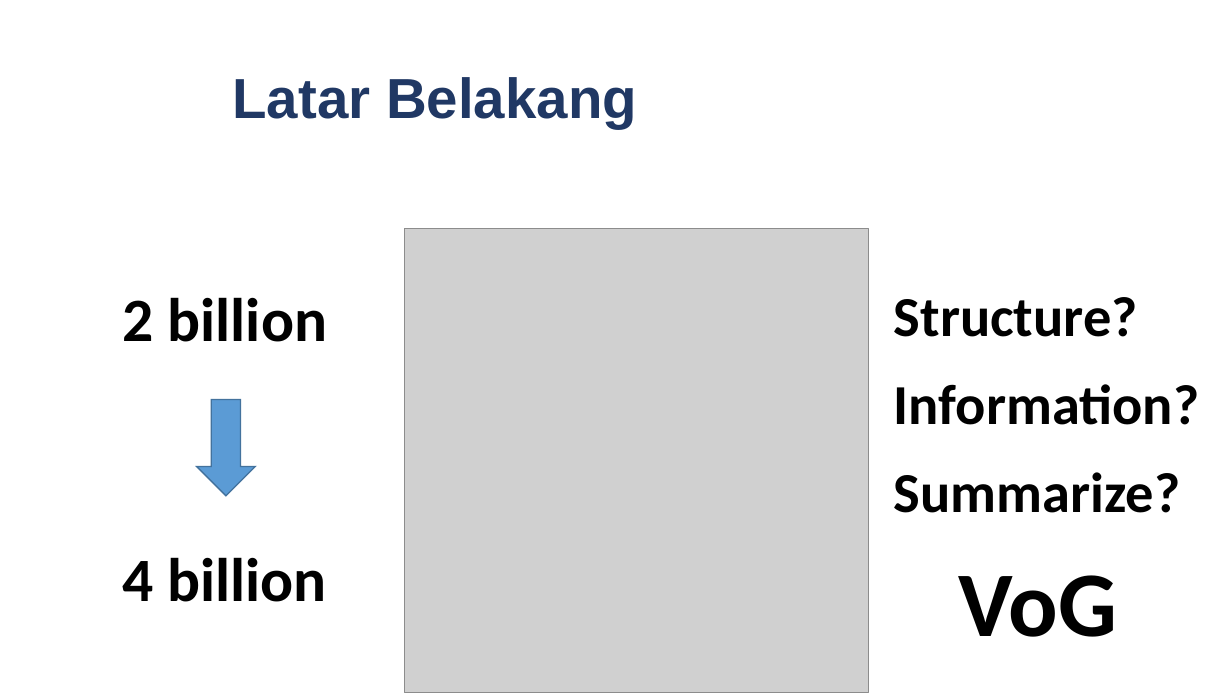
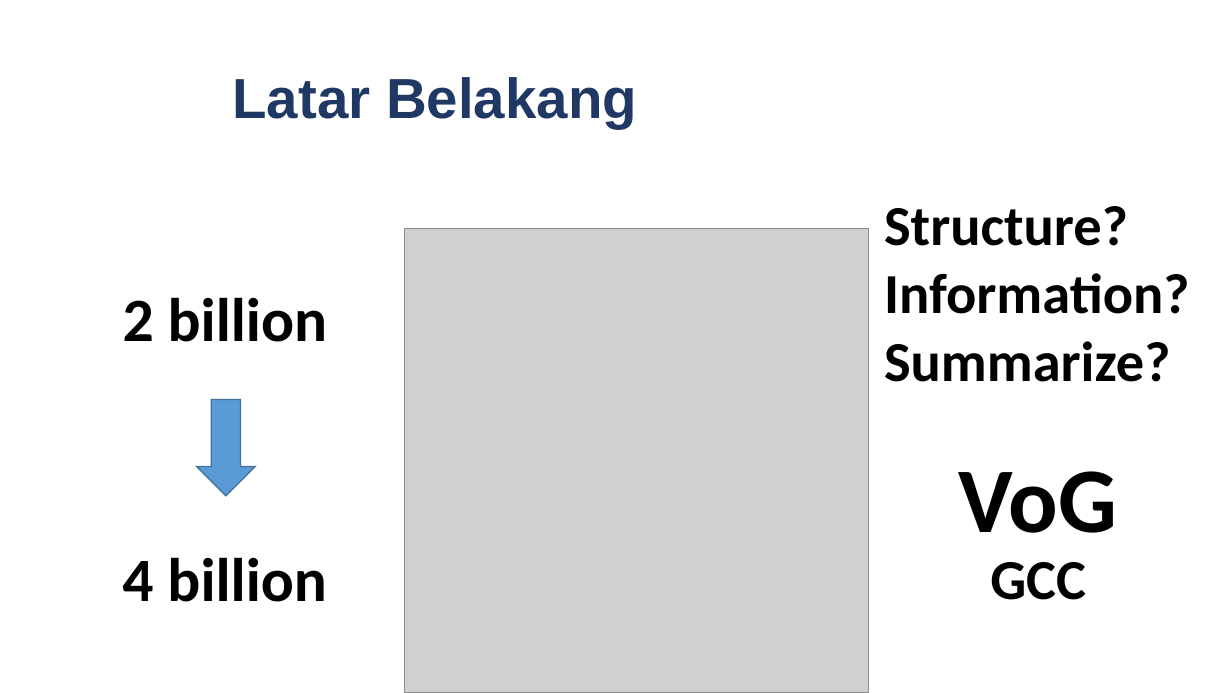
Before and after one commit to satrioadityo/VoG, a slide deck: slide 4 of Presentasi Implementasi VoG.pptx. Drawn at 1232x693 pixels with LibreOffice and Linux fonts; fonts in the diff are those of the drawing; grey boxes stand for pictures; background and template pictures are left out. Boxes give left, top, right and bottom in pixels: in the first picture for what was removed or moved away, otherwise in the second. Text is boxed around its words. In the diff, an @@ line names an element or a change of style, - is before the commit and + after.

```diff
--- a/Presentasi Implementasi VoG.pptx
+++ b/Presentasi Implementasi VoG.pptx
@@ text "Structure?" moved from (x1=894, y1=297, x2=1138, y2=337) to (x1=884, y1=206, x2=1189, y2=382) @@
@@ text at (x1=884, y1=273, x2=1189, y2=382): paragraphs added @@
+Information?
+Summarize?
@@ text removed at (x1=894, y1=384, x2=1199, y2=425) @@
-Information?
@@ text "VoG" moved from (x1=958, y1=575, x2=1117, y2=637) to (x1=958, y1=471, x2=1117, y2=533) @@
@@ text removed at (x1=894, y1=472, x2=1180, y2=513) @@
-Summarize?
@@ text added at (x1=990, y1=562, x2=1086, y2=600), 44 pt, text #000000, bold @@
+GCC
```
Also in this commit, not shown: 2 other slides changed, 2 slides added, 2 other files.
